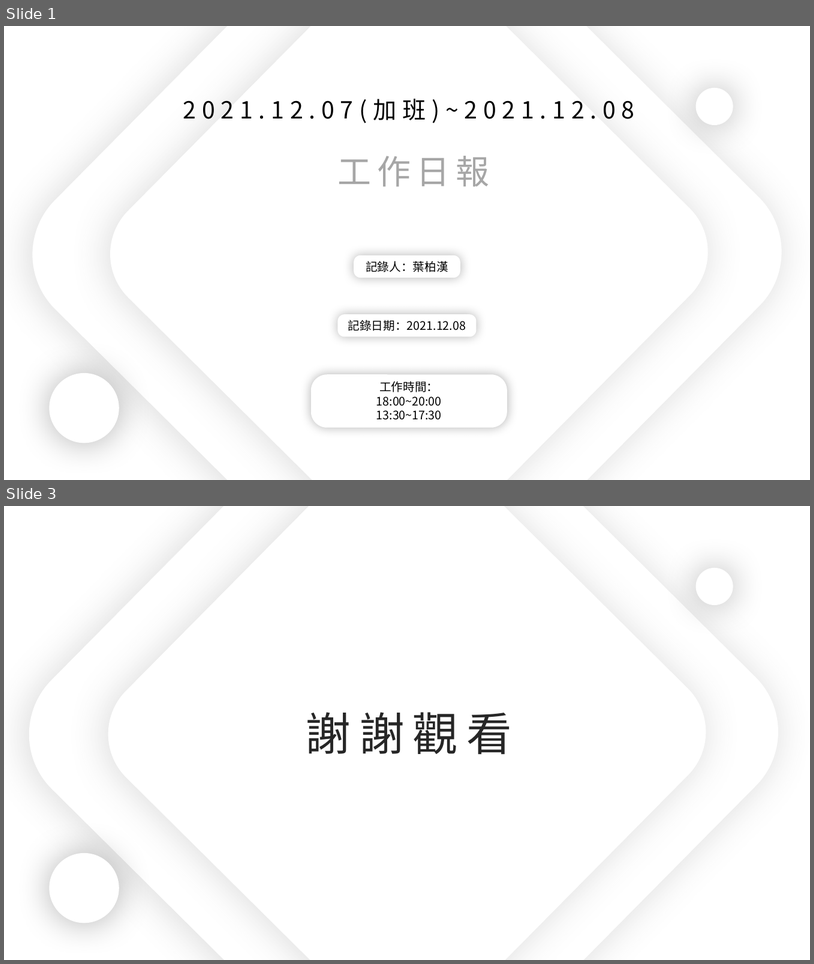
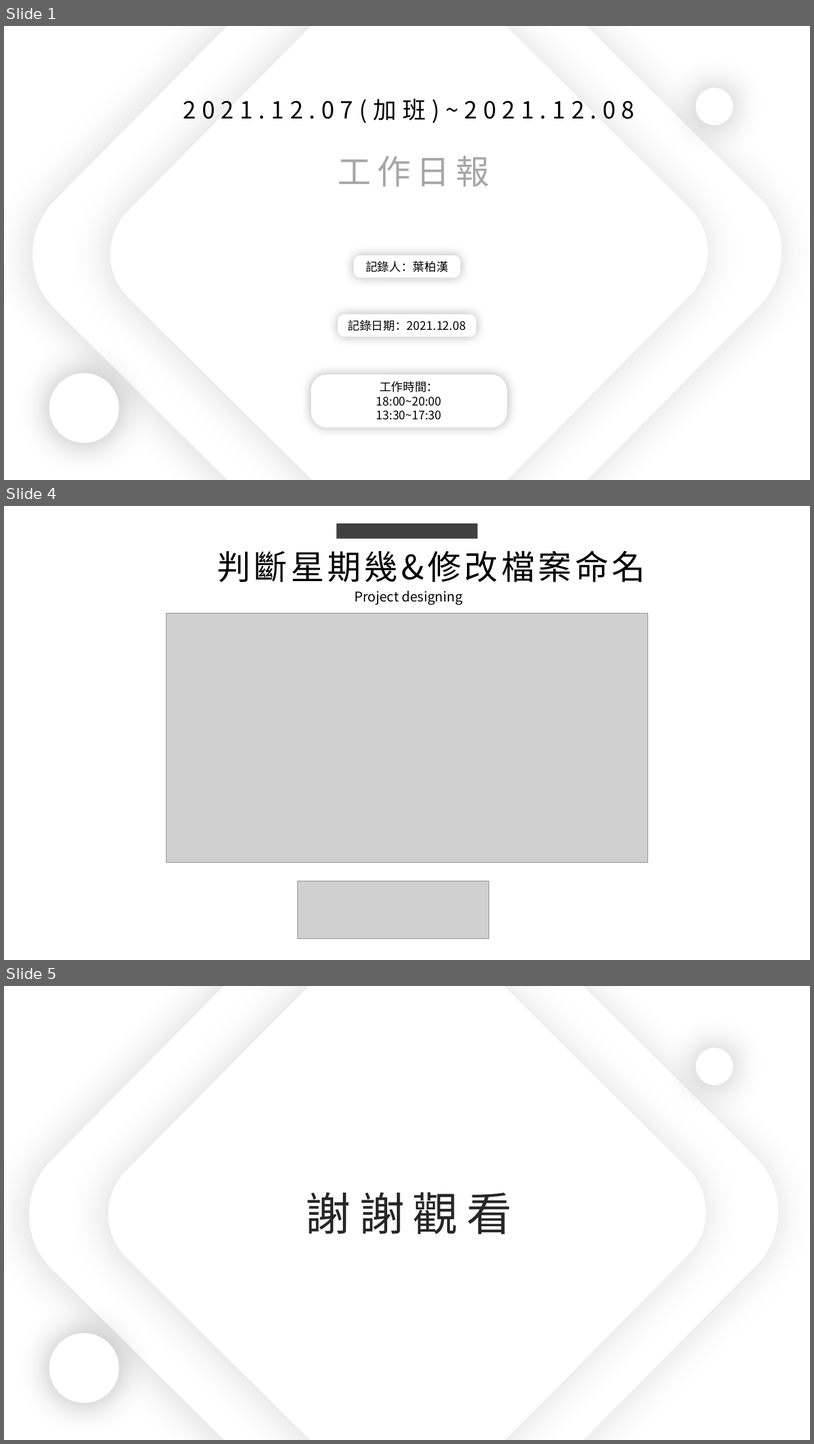
Before and after one commit to ZheHong1021/ExcelSystem, a slide deck: 工作日報_葉柏漢/2021.12/2021.12.07(加班)_2021.12.08工作日報_葉柏漢.pptx. Shown one above the other, each under a label of ours: slides 1 and 3 before the commit, slides 1, 4 and 5 after it; the slides between them are not shown. The pictures are 814x964 and 814x1444 pixels, drawn with LibreOffice and Linux fonts; fonts in the diff are those of the drawing; grey boxes stand for pictures. Boxes give left, top, right and bottom in pixels: in the first picture for what was removed or moved away, otherwise in the second. Text is boxed around its words. In the diff, an @@ line names an element or a change of style, - is before the commit and + after.

```diff
--- a/工作日報_葉柏漢/2021.12/2021.12.07(加班)_2021.12.08工作日報_葉柏漢.pptx
+++ b/工作日報_葉柏漢/2021.12/2021.12.07(加班)_2021.12.08工作日報_葉柏漢.pptx
@@ slide 4 added at bbox=[4, 506, 810, 960], background #FFFFFF @@
@@ rectangle added at bbox=[337, 523, 477, 538], fill #404040 @@
@@ text added at bbox=[217, 550, 646, 582], 40 pt, text #000000 @@
+判斷星期幾&修改檔案命名
@@ text added at bbox=[354, 591, 462, 604], 16 pt, text #000000 @@
+Project designing
@@ picture added at bbox=[166, 613, 648, 862] @@
@@ picture added at bbox=[298, 881, 490, 939] @@
@@ what was slide 3 is now slide 5 @@
```
Also in this commit, not shown: 1 slide changed, 1 other slide added, 8 other files.
